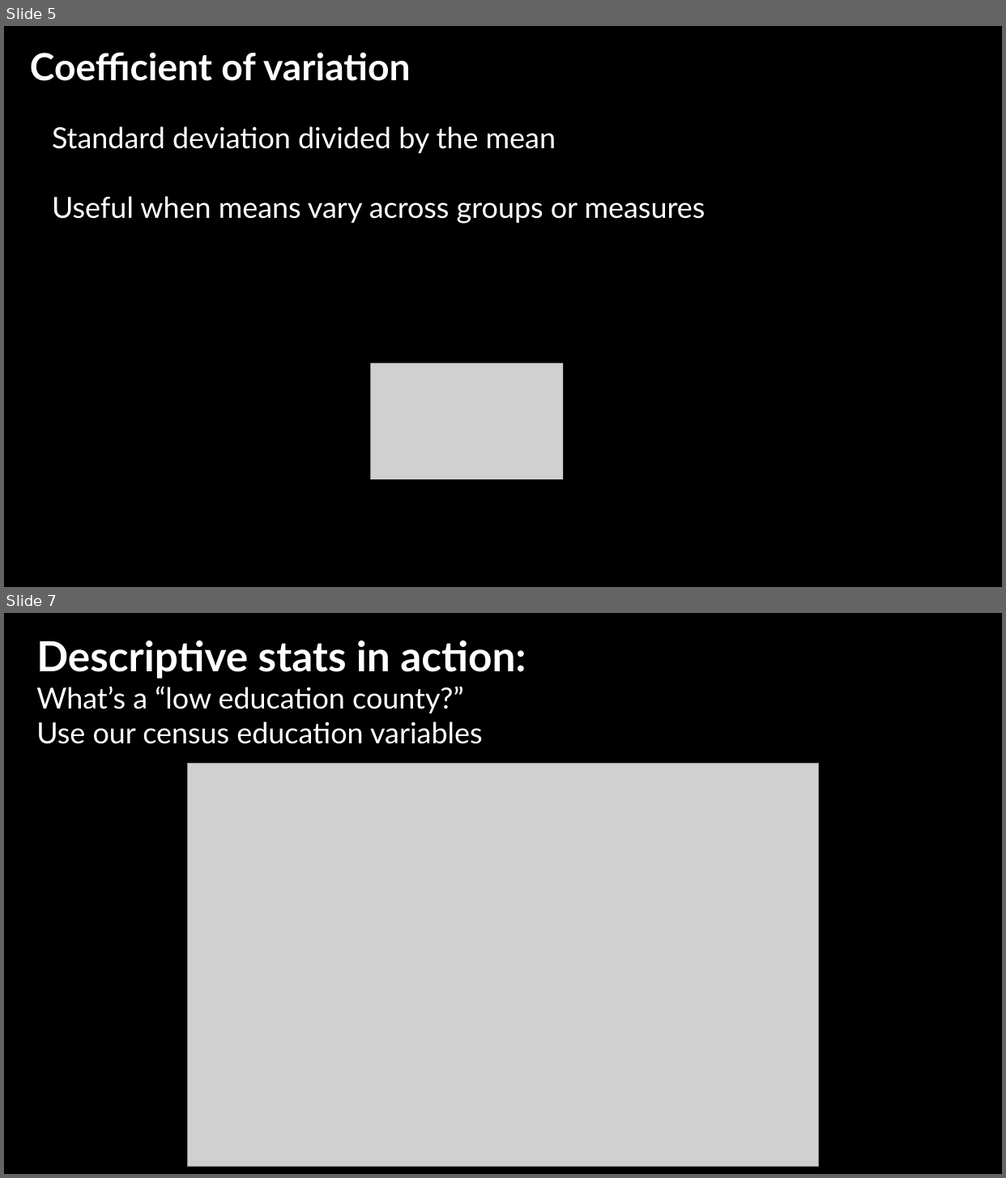
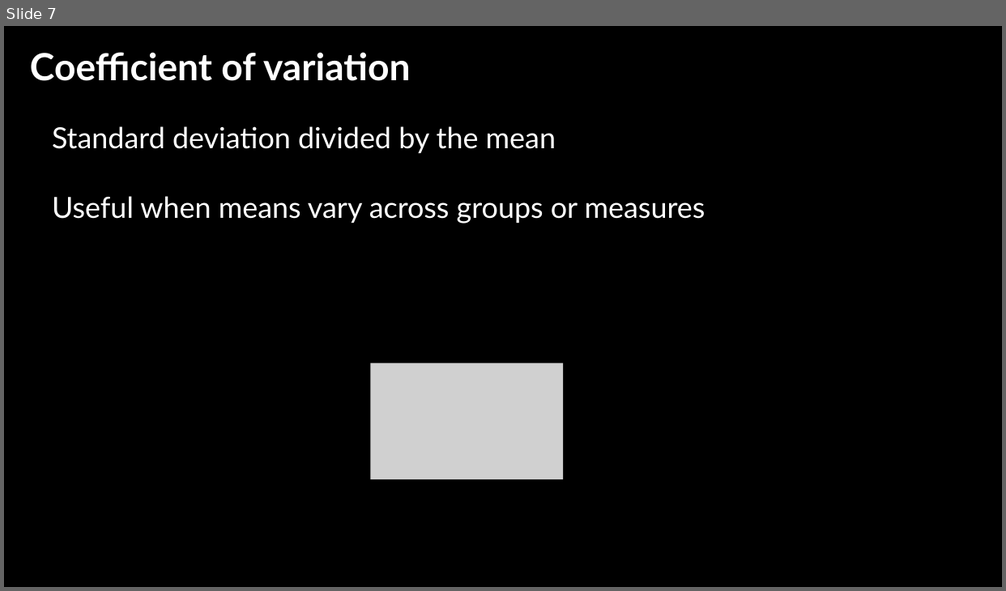
Before and after one commit to jshannon75/geog4300, a slide deck: in_class_slides/previous year slides/geog4300_W04-1 Classification and descriptive stats.pptx. Shown one above the other, each under a label of ours: slides 5 and 7 before the commit, slide 7 after it; the slides between them are not shown. The pictures are 1006x1178 and 1006x591 pixels, drawn with LibreOffice and Linux fonts; fonts in the diff are those of the drawing; grey boxes stand for pictures; background and template pictures are left out. Boxes give left, top, right and bottom in pixels: in the first picture for what was removed or moved away, otherwise in the second. Text is boxed around its words. In the diff, an @@ line names an element or a change of style, - is before the commit and + after.

```diff
--- a/in_class_slides/previous year slides/geog4300_W04-1 Classification and descriptive stats.pptx
+++ b/in_class_slides/previous year slides/geog4300_W04-1 Classification and descriptive stats.pptx
@@ slide 7 removed at box(4, 613, 1002, 1174), background picture (left out) @@
@@ text removed at box(36, 641, 526, 744) @@
-Descriptive stats in action:
-What’s a “low education county?”
-Use our census education variables
@@ picture removed at box(187, 764, 819, 1167) @@
@@ what was slide 5 is now slide 7 @@
```
Also in this commit, not shown: 3 slides changed, 5 slides added, 3 other slides removed, 6 other files.
